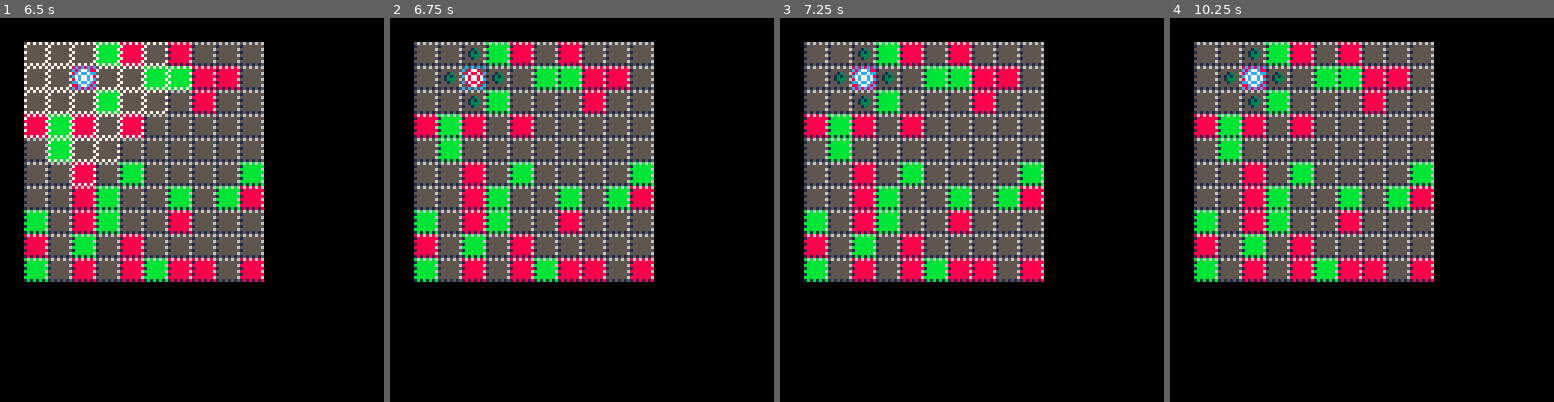
Above: before the commit, frames 1-4 (left to right).
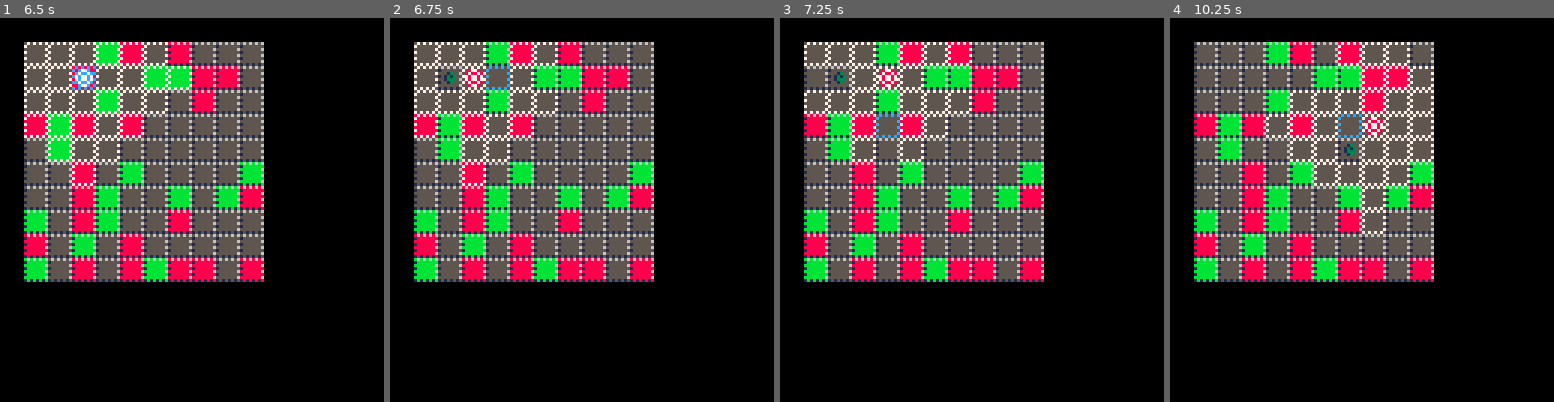
Above: after the commit, the same moments.

Repository: jcwilk/dv_prototype
Game: PICO-8 cartridge divproto.p8
The game is run twice, just before and just after one commit, with the same random seed, the same clock (stepped at 60 frames per second) and the same inputs.
Inputs:
- Up to frame 1 (6.5 s): tap O (Z key) at 0.7, 1.7, 2.1, 2.5, 2.9, 3.3, 3.7, 4.1, 4.5, 4.9, 5.3, 5.7, 6.1 s; hold Right 1.6-2.1 s; hold Up 2.15-2.42 s; hold Right 2.47-3.03 s; hold Left 3.08-3.58 s; hold Down 3.63-3.97 s; hold Right 4.02-4.68 s; hold Up 4.73-5.03 s; hold Left 5.08-5.68 s; hold Down 5.73-6.03 s; hold Right from 6.08 s (still down)
- Up to frame 2 (6.75 s): tap O (Z key) at 6.5 s; release Right at 6.58 s; hold Right from 6.63 s (still down)
- Up to frame 3 (7.25 s): tap O (Z key) at 6.9 s; release Right at 7.13 s; hold Up from 7.18 s (still down)
- Up to frame 4 (10.25 s): tap O (Z key) every 0.4 s from 7.3 to 10.1 s; release Up at 7.45 s; hold Right 7.5-8.07 s; hold Left 8.12-8.62 s; hold Down 8.67-9 s; hold Right 9.05-9.72 s; hold Up 9.77-10.07 s; hold Left from 10.12 s (still down)

Frame 1 is identical in both runs. In frame 2, 2.0% of the frame differs, in the area x 6-44%, y 6-44%; in frame 3, 2.4%; in frame 4, 3.5%, in the area x 14-69%, y 6-57%.

Commit message:
Make it only do one mob

Diff:
--- a/divproto.p8
+++ b/divproto.p8
@@ -246,10 +246,24 @@
 end
 
 function spawn_around(x,y,col)
- spawn_mob(x-1,y,col)
- spawn_mob(x+1,y,col)
- spawn_mob(x,y-1,col)
- spawn_mob(x,y+1,col)
+ local spots = {
+  {x-1,y},
+  {x+1,y},
+  {x,y-1},
+  {x,y+1}
+ }
+ local shuffled = {}
+ local spot
+ while #spots > 0 do
+  spot = rnd(spots)
+  del(spots,spot)
+  add(shuffled,spot)
+ end
+ for i=1,#shuffled do
+  if spawn_mob(shuffled[i][1],shuffled[i][2],col) then
+   return
+  end
+ end
 end
 -->8
 max_path=4
@@ -397,8 +411,10 @@
   if not mobs.by_coord[x][y] then
    add(mobs.all,mob)
    mobs.by_coord[x][y]=mob
-  end
- end
+   return mob
+  end
+ end
+ return false
 end
 
 __gfx__
Not shown, changed: index.js
